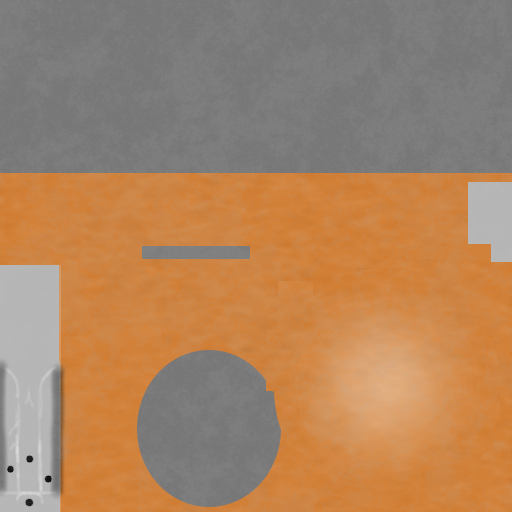
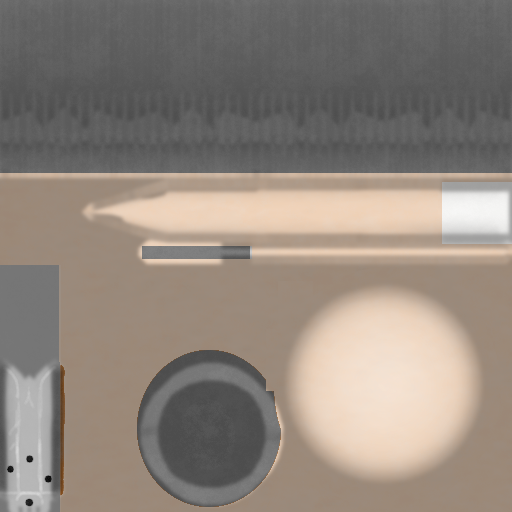
Layers edited between the first and the second w=512, h=512 image:
added layer "Warstwa #1" (multiply, 35%) above "Widoczny" over <box>0,0,512,512</box>
showed "Widoczny", painted on it over <box>0,0,512,512</box>
hid "Warstwa" over <box>0,0,512,512</box>
hid "Warstwa #4", painted on it over <box>0,0,512,512</box>
